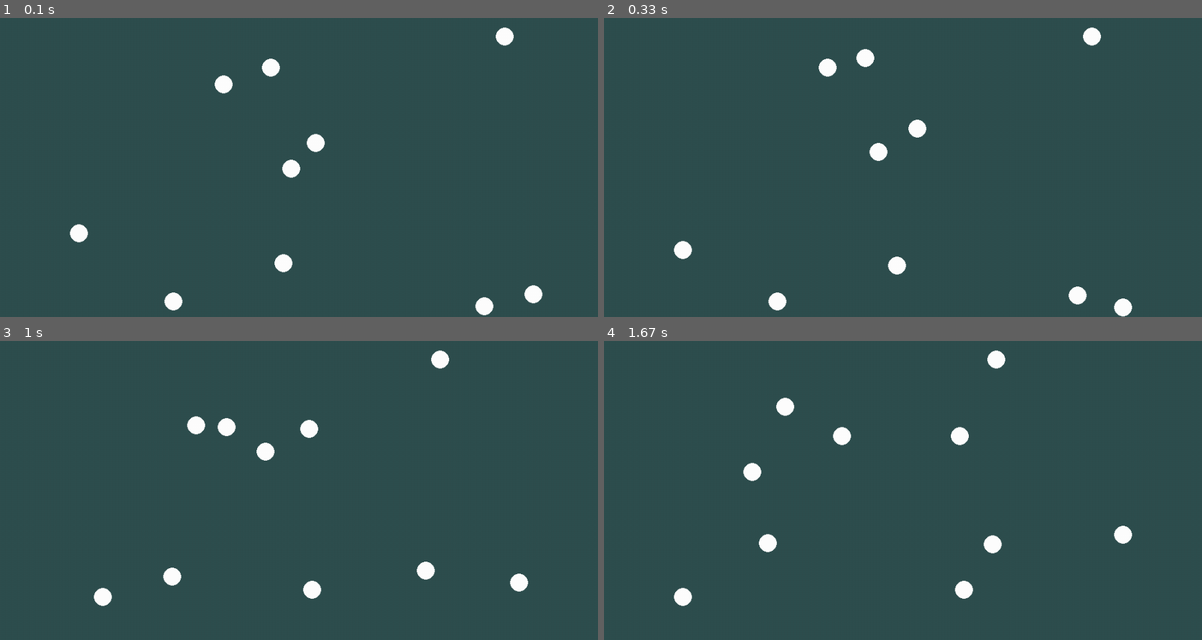
Above: before the commit, frames 1-4 (two rows, left to right).
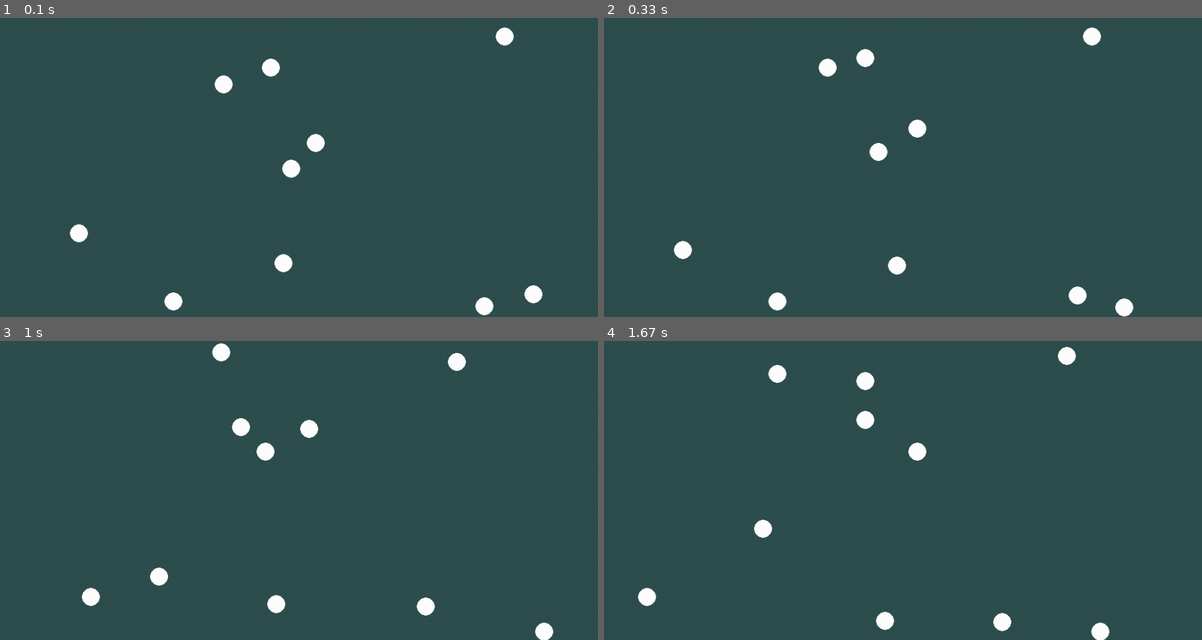
Above: after the commit, the same moments.

Repository: darceno/lifebox-simulator
Game: pygame game, started from src/main.py
Same seed, same stepped clock (60 frames per second), same inputs: the game is played once before the commit and once after it.
Inputs:
- Up to frame 1 (0.1 s): no input
- Up to frame 2 (0.33 s): no input
- Up to frame 3 (1 s): no input
- Up to frame 4 (1.67 s): no input

Frame 1 is identical in both runs. In frame 2, less than 0.1% of the frame differs, in the area x 85-89%, y 93-100%; in frame 3, 2.2%; in frame 4, 2.9%, in the area x 5-89%, y 2-100%.

Commit message:
Fix movement synchronization issue
Using a global 'frame_count' to calculate the interval for the 'move_decision' function being called would cause every organism, occasionally, to make a new movement decision at the same time, resulting in them 'vibrating' together. To fix this, I added a 'last_decision' value to the Organism class, which is used in the calculation instead of 'frame_count'.

Diff:
--- a/src/main.py
+++ b/src/main.py
@@ -26,6 +26,7 @@
     def move_decision(self):
         self.decision = random.randrange(8) # 0/right - 1/left - 2/down - 3/up - 4/right-down - 5/right-up - 6/left-down - 7/left-up
         self.decision_delay = random.randint(5, 60)
+        self.last_decision = 0
 
     def move(self):
         if self.decision == 0 and self.x < WIDTH_SIZE-self.size: #right
@@ -70,11 +71,11 @@
         for organism in organisms:
             organism.draw()
             organism.move()
-            if frame_count > organism.decision_delay:
+            organism.last_decision += 1
+            if organism.last_decision > organism.decision_delay:
                 organism.move_decision()
+                organism.last_decision = 0
 
-        if frame_count > organism.decision_delay:
-            frame_count = 0
 
         pygame.display.update()
 
